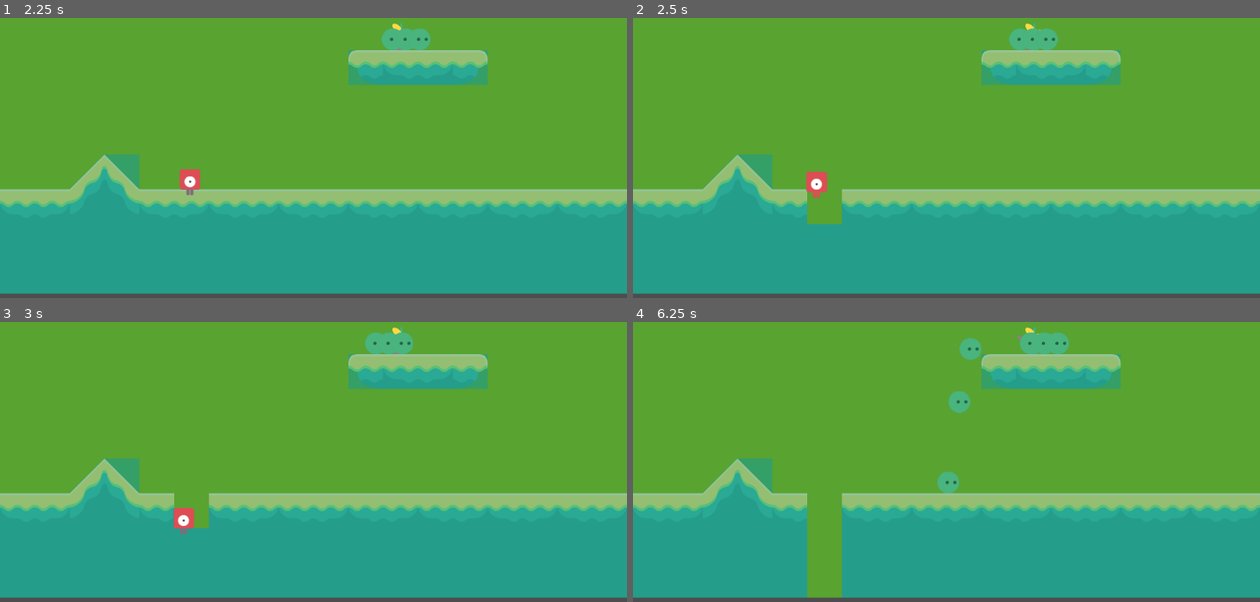
Above: before the commit, frames 1-4 (two rows, left to right).
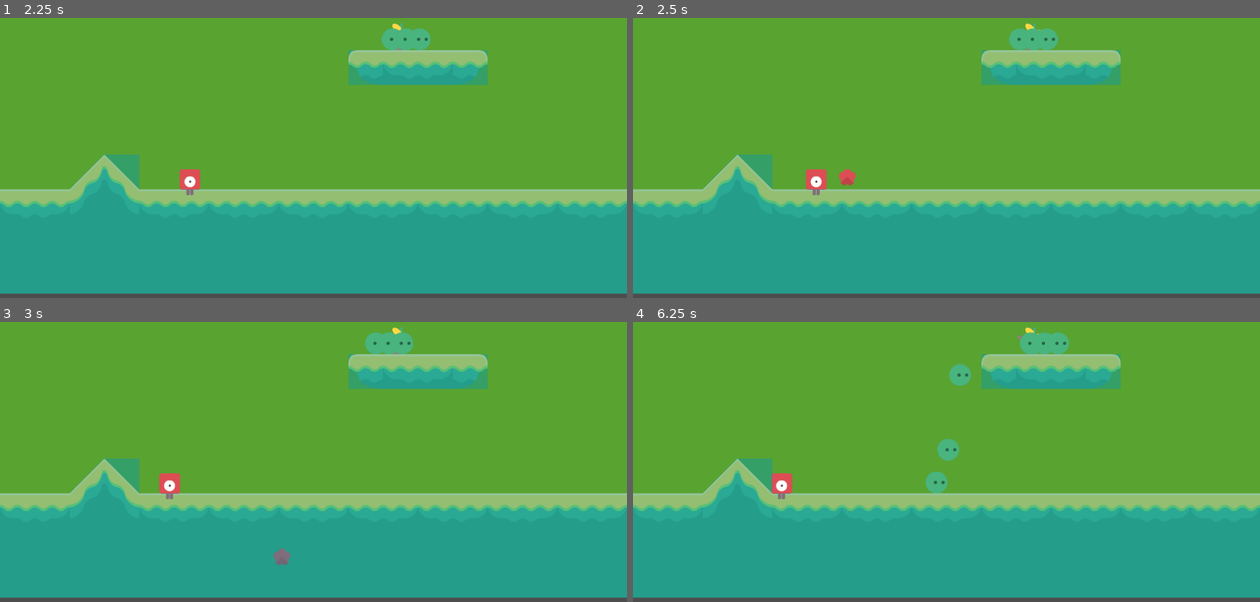
Above: after the commit, the same moments.

Repository: Kimmm-c/gunny-clone
Game: Godot game, scene res://tutorial.tscn
The game is run twice, just before and just after one commit, with the same random seed, the same clock (stepped at 60 frames per second) and the same inputs.
Inputs:
- Up to frame 1 (2.25 s): hold Right (player_moves_right) 0.53-1.28 s; hold Space (shoot) 0.53-1.28 s; hold Left (player_moves_left) 1.28-2.03 s; tap Down (decrease_shooting_angle) at 1.35 s; tap Space (shoot) at 1.55 s; hold Right (player_moves_right) from 2.03 s (still down); hold Up (increase_shooting_angle) from 2.03 s (still down)
- Up to frame 2 (2.5 s): keep holding Right (player_moves_right); keep holding Up (increase_shooting_angle); tap Space (shoot) at 2.3 s
- Up to frame 3 (3 s): keep holding Right (player_moves_right); release Up (increase_shooting_angle) at 2.78 s; tap Space (shoot) at 2.85 s
- Up to frame 4 (6.25 s): release Right (player_moves_right) at 3.53 s; hold Space (shoot) 3.53-4.28 s; hold Left (player_moves_left) 3.53-5.78 s; tap Down (decrease_shooting_angle) at 4.35 s; tap Space (shoot) at 4.55, 5.3, 5.85 s; hold Up (increase_shooting_angle) 5.03-5.78 s; hold Right (player_moves_right) from 5.78 s (still down)

Frame 1 is identical in both runs. In frame 2, 0.9% of the frame differs, in the area x 27-36%, y 54-74%; in frame 3, 1.1%; in frame 4, 3.5%, in the area x 22-56%, y 5-99%.

Commit message:
implemented player and minions collision handler

Diff:
--- a/minion.gd
+++ b/minion.gd
@@ -7,7 +7,7 @@
 # The minion is dead when its health falls to and below 0
 # When the minion is dead, it's freed from queue
 
-signal hit_player
+signal hit_player(damage)
 @export var damage = 200
 @export var health = 3000
 @export var speed = 50
@@ -22,11 +22,27 @@
 	velocity.y += GRAVITY * delta
 	if is_moving:
 		velocity.x = direction.x * speed
+
 	move_and_slide()
+
+	for i in range(get_slide_collision_count()):
+		var collision = get_slide_collision(i)
+
+		if collision.get_collider().name == "Player":
+			attack()
+
 
 func move(target_position: Vector2) -> void:
 	direction = (target_position - global_position).normalized()
 	is_moving = true
+
+func stop() -> void:
+	is_moving = false
+	velocity = Vector2.ZERO
+
+func attack() -> void:
+	hit_player.emit(damage)
+	play_attack_animation()
 
 func play_attack_animation() -> void:
 	#change sprite to attack (left/right) based on the character position
@@ -35,9 +51,9 @@
 
 func _on_body_shape_entered(body_rid: RID, body: Node, body_shape_index: int, local_shape_index: int) -> void:
 	#if collide with player
-	if body.name == "player":
+	if body.name == "Player":
 	#emit hit_player signal
-		hit_player.emit()
+		hit_player.emit(damage)
 		play_attack_animation()
 
 
--- a/new_tile_set.tres
+++ b/new_tile_set.tres
@@ -128,7 +128,7 @@
 [resource]
 tile_size = Vector2i(64, 64)
 physics_layer_0/collision_layer = 2
-physics_layer_0/collision_mask = 5
+physics_layer_0/collision_mask = 4
 custom_data_layer_0/name = "destructible"
 custom_data_layer_0/type = 1
 sources/0 = SubResource("TileSetAtlasSource_ujgj0")
--- a/stone.tscn
+++ b/stone.tscn
@@ -7,7 +7,7 @@
 size = Vector2(32, 30)
 
 [node name="stone" type="RigidBody2D"]
-collision_mask = 10
+collision_mask = 8
 mass = 0.1
 contact_monitor = true
 max_contacts_reported = 5
--- a/tutorial.gd
+++ b/tutorial.gd
@@ -2,6 +2,8 @@
 
 @export var stone_scene: PackedScene
 @export var minion_scene: PackedScene
+const MINION_GROUP = "minions"
+const HIT_PLAYER_SIGNAL = "hit_player"
 var stone_counter = 0
 var enemy_turn_counter = 0
 
@@ -9,6 +11,10 @@
 	#$TurnManager.start_player_turn($Player, $Shot)
 	$TurnManager.start_enemy_turn()
 	start_enemy_turn()
+
+func _on_hit_player(damage) -> void:
+	$Player.health -= damage
+	print("player is under attack! Remaining health: ", $Player.health)
 
 func _on_stone_hit(collider_rid, collider_body) -> void:
 	if collider_body.name == "ground":
@@ -27,7 +33,7 @@
 		var shooting_angle_rad = deg_to_rad($Shot.shooting_angle)
 
 	# Calculate the impulse vector on the angle
-		var impulse_vector = Vector2(cos(shooting_angle_rad), -sin(shooting_angle_rad)) * $Shot.shooting_power * 2000
+		var impulse_vector = Vector2(cos(shooting_angle_rad), -sin(shooting_angle_rad)) * $Shot.shooting_power * 3000
 
 	#instantiate the stone
 		var stone = stone_scene.instantiate()
@@ -62,11 +68,12 @@
 		var minion = minion_scene.instantiate()
 		minion.position = spawn_position
 		add_child(minion)
+		minion.hit_player.connect(_on_hit_player.bind())
 		spawn_position.x += 25
 
 func move_the_minions() -> void:
 	print("minions are moving...")
-	get_tree().call_group("minions", "move", $Player.position)
+	get_tree().call_group(MINION_GROUP, "move", $Player.position)
 
 func _on_turn_manager_player_timer_timeout() -> void:
 	$TurnManager.stop_player_turn($Player, $Shot)
@@ -74,6 +81,7 @@
 
 
 func _on_turn_manager_enemy_timer_timeout() -> void:
+	#get_tree().call_group(MINION_GROUP, "stop")
 	#$TurnManager.start_player_turn($Player, $Shot)
 	$TurnManager.start_enemy_turn()
 	start_enemy_turn()
